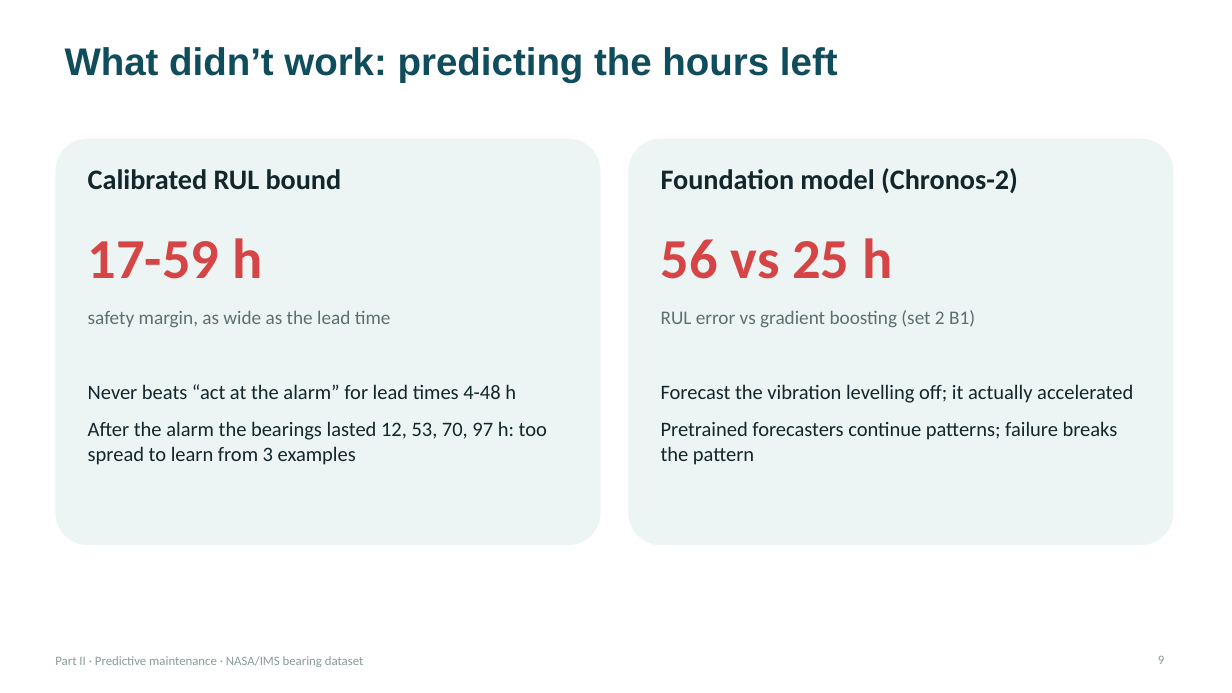
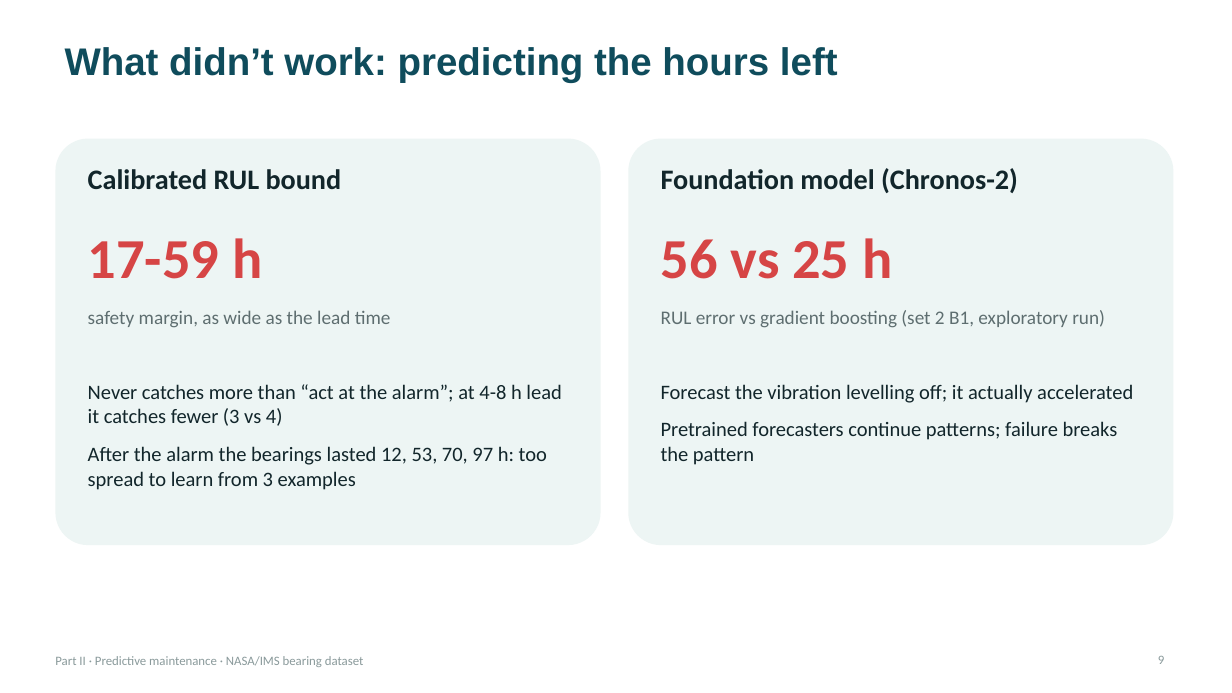
Before and after one commit to Adrian-Jotham/AISmartFactory, a slide deck: slide 9 of predictive_maintenance_part2.pptx. Drawn at 1232x693 pixels with LibreOffice and Linux fonts; fonts in the diff are those of the drawing. Boxes give left, top, right and bottom in pixels: in the first picture for what was removed or moved away, otherwise in the second. Text is boxed around its words. In the diff, an @@ line names an element or a change of style, - is before the commit and + after.

```diff
--- a/predictive_maintenance_part2.pptx
+++ b/predictive_maintenance_part2.pptx
@@ text at (x1=661, y1=310, x2=1105, y2=328): text changed @@
-RUL error vs gradient boosting (set 2 B1)
+RUL error vs gradient boosting (set 2 B1, exploratory run)
@@ text at (x1=88, y1=384, x2=561, y2=426): text changed @@
-Never beats “act at the alarm” for lead times 4-48 h
+Never catches more than “act at the alarm”; at 4-8 h lead it catches fewer (3 vs 4)
```
Also in this commit, not shown: 5 other slides changed, 1 other file.
